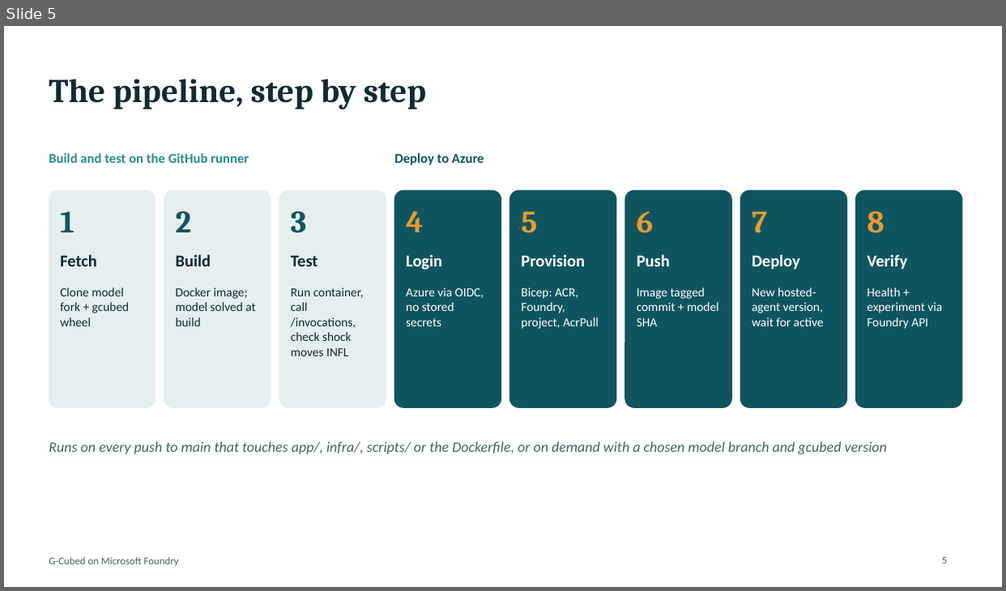
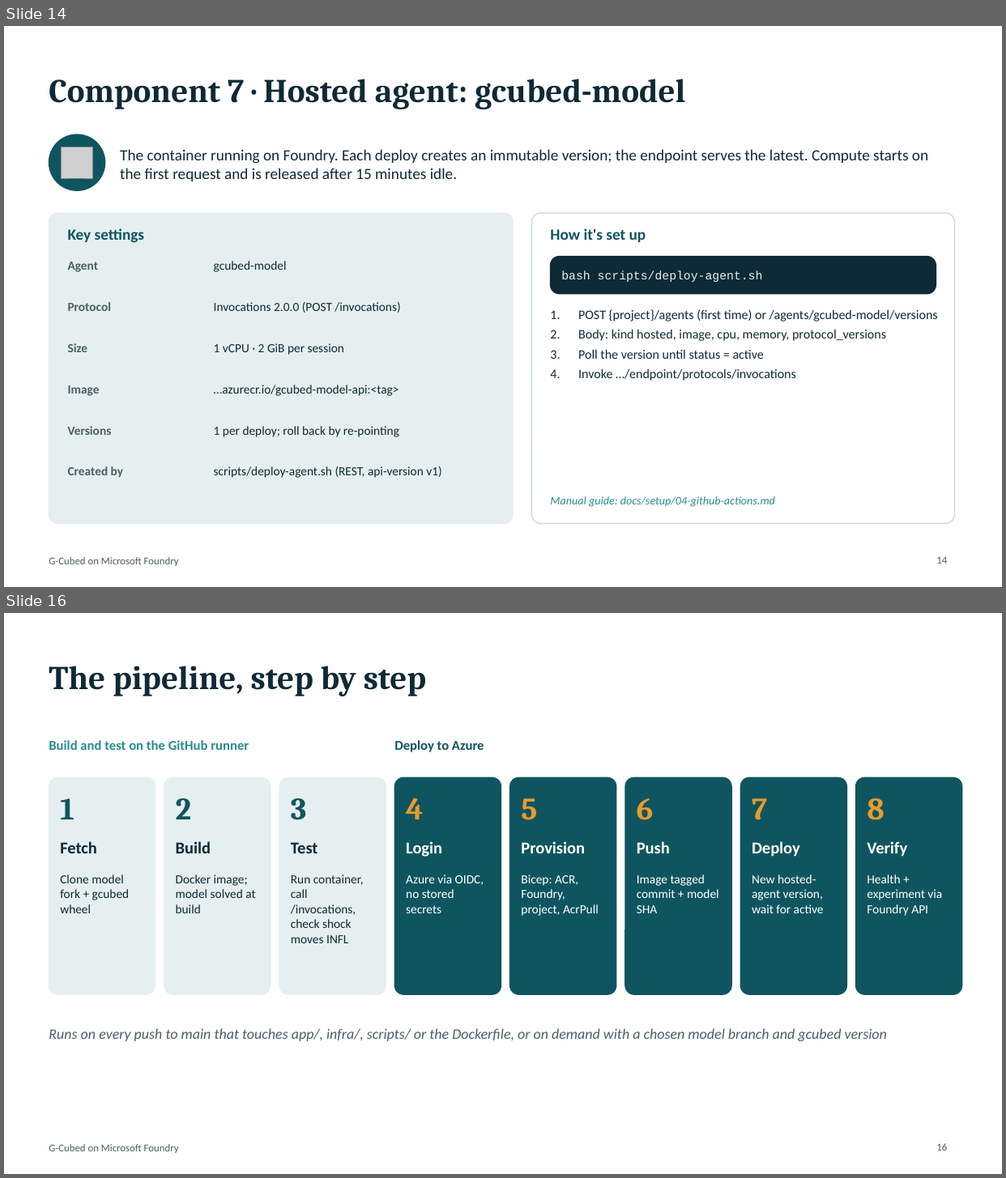
Before and after one commit to Bozmonster/foundry-pipeline, a slide deck: docs/gcubed-foundry-pipeline.pptx. Shown one above the other, each under a label of ours: slide 5 before the commit, slides 14 and 16 after it; the slides between them are not shown. The pictures are 1006x591 and 1006x1178 pixels, drawn with LibreOffice and Linux fonts; fonts in the diff are those of the drawing; grey boxes stand for pictures. Boxes give left, top, right and bottom in pixels: in the first picture for what was removed or moved away, otherwise in the second. Text is boxed around its words. In the diff, an @@ line names an element or a change of style, - is before the commit and + after.

Commit message:
Setup kit: interactive scripts + illustrated guides; HTML report API option

```diff
--- a/docs/gcubed-foundry-pipeline.pptx
+++ b/docs/gcubed-foundry-pipeline.pptx
@@ slide 14 added at (4,26,1002,587), background #FFFFFF; not listed: 1 template element that a slide beside it also shows @@
@@ title added at (49,79,685,109), 32 pt, text #0E2A35, bold @@
+Component 7 · Hosted agent: gcubed-model
@@ ellipse added at (49,135,105,190), fill #0F5560, outline #0F5560 1 pt @@
@@ picture added at (62,147,93,178) @@
@@ text added at (120,149,928,182), 15 pt, text #0E2A35 @@
+The container running on Foundry. Each deploy creates an immutable version; the endpoint serves the latest. Compute starts on the first request and is released after 15 minutes idle.
@@ rounded rectangle added at (49,213,513,524), fill #E6EFEF, outline #E6EFEF 1 pt @@
@@ rounded rectangle added at (532,213,955,524), fill #FFFFFF, outline #C9D8D8 1 pt @@
@@ text added at (68,228,145,243), 15 pt, text #0F5560, bold @@
+Key settings
@@ text added at (550,228,646,242), 15 pt, text #0F5560, bold @@
+How it's set up
@@ text added at (68,262,99,272), 12 pt, text #4A5F66, bold @@
+Agent
@@ text added at (214,261,287,272), 12 pt, text #0E2A35 @@
+gcubed-model
@@ rounded rectangle added at (551,257,936,294), fill #0E2A35, outline #0E2A35 1 pt @@
@@ text added at (561,271,763,282), 11.5 pt, text #E6EFEF @@
+bash scripts/deploy-agent.sh
@@ text added at (68,302,112,311), 12 pt, text #4A5F66, bold @@
+Protocol
@@ text added at (214,302,400,313), 12 pt, text #0E2A35 @@
+Invocations 2.0.0 (POST /invocations)
@@ text added at (578,310,938,381), 12.5 pt, text #0E2A35 @@
+1. POST {project}/agents (first time) or /agents/gcubed-model/versions
+2. Body: kind hosted, image, cpu, memory, protocol_versions
+3. Poll the version until status = active
+4. Invoke …/endpoint/protocols/invocations
@@ text added at (68,344,88,352), 12 pt, text #4A5F66, bold @@
+Size
@@ text added at (214,344,344,355), 12 pt, text #0E2A35 @@
+1 vCPU · 2 GiB per session
@@ text added at (68,386,100,396), 12 pt, text #4A5F66, bold @@
+Image
@@ text added at (214,385,399,396), 12 pt, text #0E2A35 @@
+…azurecr.io/gcubed-model-api:<tag>
@@ text added at (68,426,112,435), 12 pt, text #4A5F66, bold @@
+Versions
@@ text added at (214,426,399,437), 12 pt, text #0E2A35 @@
+1 per deploy; roll back by re-pointing
@@ text added at (68,467,123,478), 12 pt, text #4A5F66, bold @@
+Created by
@@ text added at (214,467,441,478), 12 pt, text #0E2A35 @@
+scripts/deploy-agent.sh (REST, api-version v1)
@@ text added at (550,497,775,507), 11 pt, text #2A8C8C, italic @@
+Manual guide: docs/setup/04-github-actions.md
@@ page number added at (936,557,947,564), 10 pt, text #4A5F66 @@
+14
@@ what was slide 5 is now slide 16 @@
@@ page number at (936,1144,947,1151): text changed @@
-5
+16
```
Also in this commit, not shown: 5 slides changed, 14 other slides added, 31 other files.
